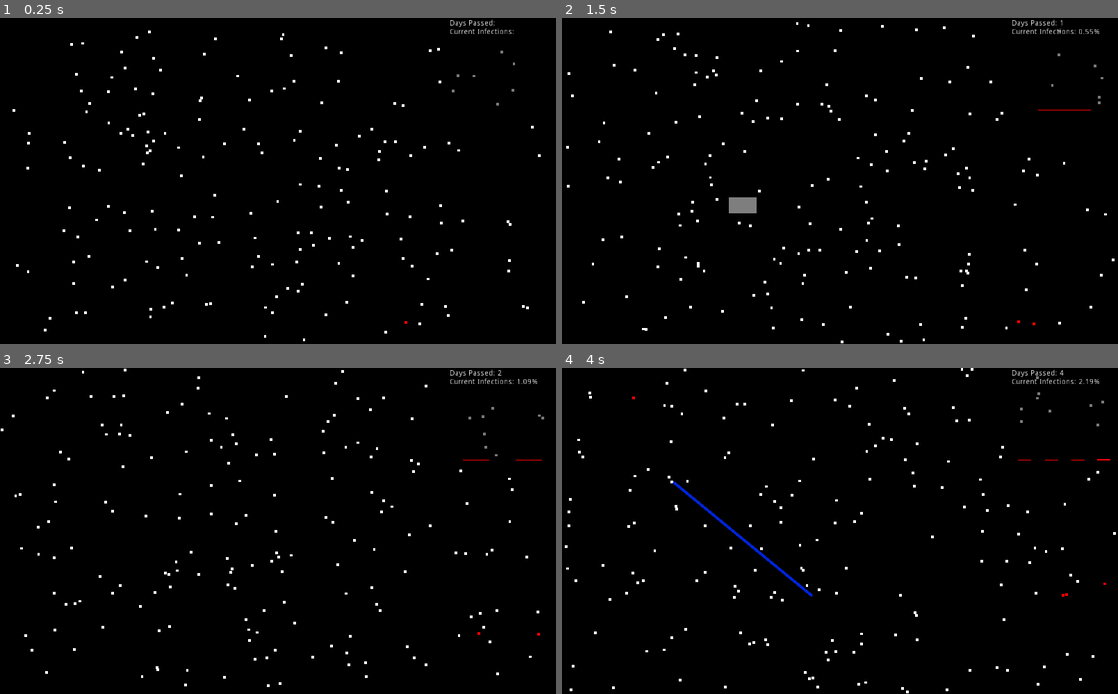
Above: before the commit, frames 1-4 (two rows, left to right).
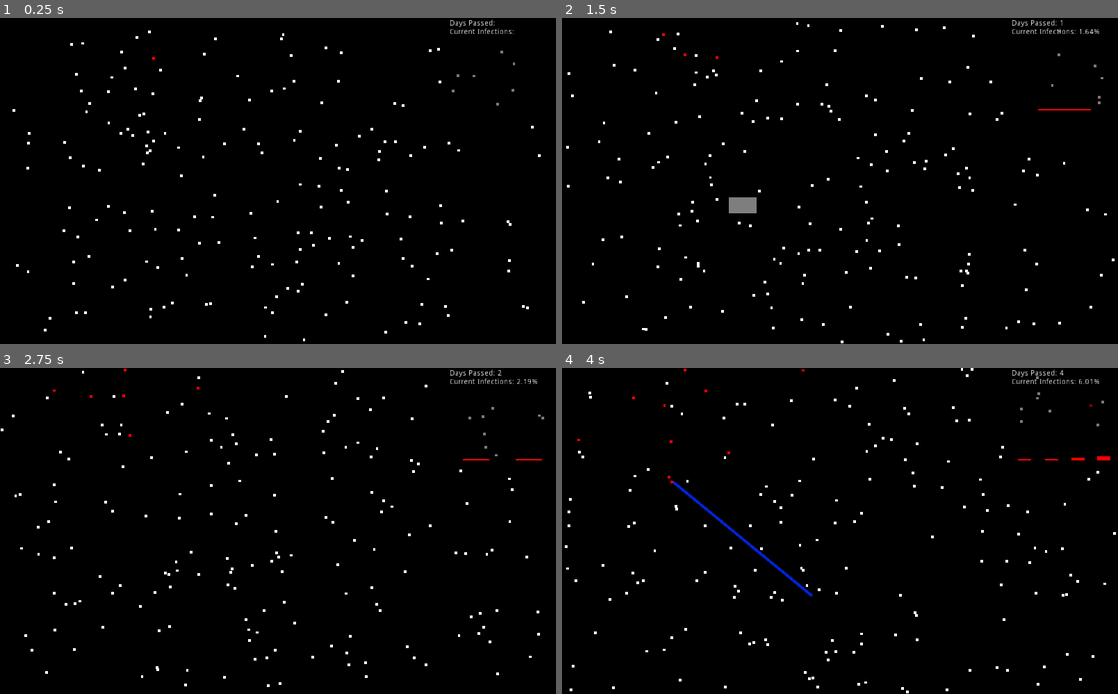
Above: after the commit, the same moments.

Repository: jonjondev/curve-flattener
Game: Godot game, scene res://main.tscn
Same seed, same stepped clock (60 frames per second), same inputs: the game is played once before the commit and once after it.
Inputs (mouse positions are in pixels of both pictures, inside the frame that each line leads up to):
- Up to frame 1 (0.25 s): no input
- Up to frame 2 (1.5 s): tap Enter at 0.5 s; move the mouse to (962, 164) at 0.52 s; tap Space at 0.6, 0.77, 1.07 s; click (962, 164) at 0.67 s; drag from (728, 197) to (812, 246) at 1.27 s
- Up to frame 3 (2.75 s): move the mouse to (333, 459) at 2.02 s; tap Space at 2.1 s; click (333, 459) at 2.17 s
- Up to frame 4 (4 s): drag from (812, 596) to (673, 482) at 2.77 s; move the mouse to (1006, 579) at 3.52 s; tap Space at 3.6, 3.77 s; click (1006, 579) at 3.67 s

The runs differ from the first frame. In frame 1, less than 0.1% of the frame differs, in the area x 27-74%, y 11-94%; in frame 2, less than 0.1%; in frame 3, less than 0.1%; in frame 4, 0.1%, in the area x 2-99%, y 0-71%.

Commit message:
Simplified player tools in script

Diff:
--- a/player.gd
+++ b/player.gd
@@ -1,67 +1,65 @@
 extends Node
+
+enum Mode {SLOW, BARRIER}
 
 var selection_box_scene = preload("res://selection_box.tscn")
 var barrier_scene = preload("res://barrier.tscn")
 
-enum Mode {SLOW, BARRIER}
-
+var all_nodes
 var tool_mode = Mode.BARRIER
 var dragging = false
 var start_position
-var current_selection_box
+var current_selection_object
 var current_selection_intensity
 
-var current_selection_line
-
 func _ready():
-	var all_nodes = get_tree().get_nodes_in_group("node")
-	all_nodes[rand_range(0, all_nodes.size())].infect()
+	all_nodes = get_tree().get_nodes_in_group("node")
+	infect_random()
 	get_tree().create_timer(3).connect("timeout", self, "infect_random")
 
 func infect_random():
-	var all_nodes = get_tree().get_nodes_in_group("node")
 	all_nodes[rand_range(0, all_nodes.size())].infect()
 
 func _input(event):
 	if event is InputEventKey and event.pressed and event.scancode == KEY_SPACE:
+		current_selection_object = null
 		tool_mode = (tool_mode + 1)%2
 	elif event is InputEventMouseButton and event.button_index == BUTTON_LEFT:
 		if event.pressed and not dragging:
 			start_position = get_viewport().get_mouse_position()
 			if tool_mode == Mode.SLOW:
-				current_selection_box = selection_box_scene.instance()
-				current_selection_box.position = start_position
-				get_tree().root.add_child(current_selection_box)
+				current_selection_object = selection_box_scene.instance()
 			elif tool_mode == Mode.BARRIER:
-				current_selection_line = barrier_scene.instance()
-				current_selection_line.position = start_position
-				current_selection_line.add_point(start_position)
-				get_tree().root.add_child(current_selection_line)
+				current_selection_object = barrier_scene.instance()
+				current_selection_object.add_point(start_position)
+			current_selection_object.position = start_position
+			get_tree().root.add_child(current_selection_object)
 			dragging = true
 		elif not event.pressed and dragging:
 			dragging = false
 			if tool_mode == Mode.SLOW:
-				var selected_nodes = current_selection_box.get_overlapping_bodies()
-				current_selection_box.queue_free()
+				var selected_nodes = current_selection_object.get_overlapping_bodies()
+				current_selection_object.queue_free()
 				for node in selected_nodes:
 					if node is KinematicBody2D:
 						node.reduce_speed(current_selection_intensity, 14 * ((1/current_selection_intensity) * 2))
 			else:
-				current_selection_line.get_node("StaticBody2D/CollisionPolygon2D").polygon = current_selection_line.points
-				current_selection_line.set_time_alive(7.0 * (1 - current_selection_intensity))
+				current_selection_object.get_node("StaticBody2D/CollisionPolygon2D").polygon = current_selection_object.points
+				current_selection_object.set_time_alive(7.0 * (1 - current_selection_intensity))
+			current_selection_object = null
 
 func _process(delta):
-	if dragging:
-		if current_selection_box and tool_mode == Mode.SLOW:
-			current_selection_intensity = get_effect_intensity(current_selection_box.scale)
+	if dragging and current_selection_object:
+		if tool_mode == Mode.SLOW:
+			current_selection_intensity = get_box_intensity(current_selection_object.scale)
 			var decimal_percentage = 1 - 1/current_selection_intensity
-			current_selection_box.modulate = Color(1, decimal_percentage, decimal_percentage, 0.5)
-			current_selection_box.scale = get_viewport().get_mouse_position() - start_position
-		elif current_selection_line and tool_mode == Mode.BARRIER:
-			current_selection_line.points[1] = get_viewport().get_mouse_position() - current_selection_line.position
-			current_selection_intensity = get_line_intensity(current_selection_line.points)
+			current_selection_object.modulate = Color(1, decimal_percentage, decimal_percentage, 0.5)
+			current_selection_object.scale = get_viewport().get_mouse_position() - start_position
+		elif tool_mode == Mode.BARRIER:
+			current_selection_object.points[1] = get_viewport().get_mouse_position() - current_selection_object.position
+			current_selection_intensity = get_line_intensity(current_selection_object.points)
 
-func get_effect_intensity(box_scale_coordinates):
+func get_box_intensity(box_scale_coordinates):
 	return (get_viewport().size.x * get_viewport().size.y) / abs(box_scale_coordinates.x * box_scale_coordinates.y)
 
 func get_line_intensity(points):
